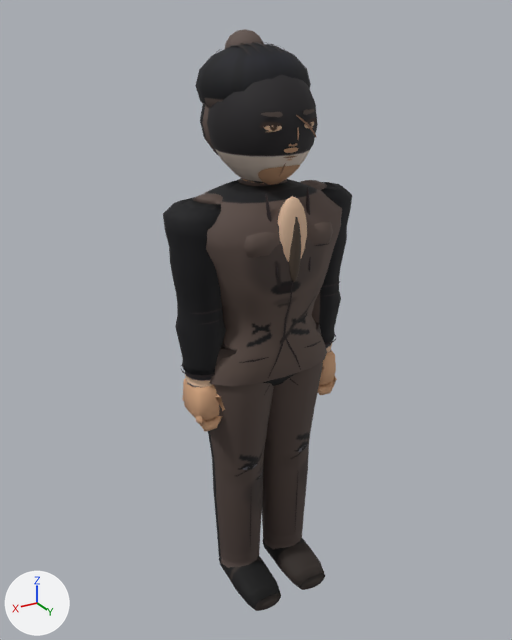
A saved change to the glTF model assets/models/woojin_a.glb.
The view is the same before and after, from a 50 mm camera at (1.176, 1.92, 1.999) aimed at (0.007, -0.028, 1.025). The axes (+X, +Y, +Z) are drawn at lower left. The lights are the same throughout. The first picture is the older version. Vertices at exactly the same position are counted once.

Names of what the first picture shows: 'Body'.
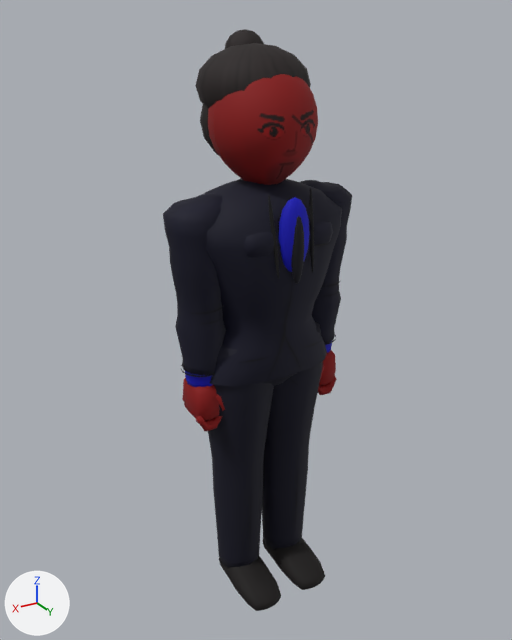
The change in detail:
me_mesh_0 is used by ob_body; location (0.0, 0.0, 0.0).
me_mesh_0 had 4723 vertices, 8432 faces and spanned x -0.34..0.34, y -0.22..0.24, z -0.03..1.96.
me_mesh_0 now has 3725 vertices, 6896 faces and spans x -0.34..0.34, y -0.22..0.24, z -0.03..1.96.
me_mesh_0 part 1: 18 loose pieces with 774 vertices, spanning x -0.1..0.1, y 0.12..0.17, z 1.55..1.75, are deleted.
me_mesh_0 part 2: 146 vertices moved from x -0.08..0.08, y -0.1..0.2, z 1.23..1.74 to x -0.08..0.08, y -0.1..0.21, z 1.23..1.74; 698 vertices removed from x -0.16..0.16, y -0.22..0.21, z 0.97..1.93; 474 vertices added at x -0.17..0.17, y -0.17..0.22, z 0.96..1.88.
me_mesh_0 part 3: 5710 kept faces spanning x -0.34..0.34, y -0.22..0.24, z -0.03..1.96 get new vertex colours.

What differs and where, as boxes (x1, y1, x2, y2) in the pictures (512 x 640 px; the box of a moved part takes in the faces that stretch with it):
part 1 of me_mesh_0, deleted: before (259, 109, 317, 176)
part 2 of me_mesh_0, moved or reshaped: before (207, 42, 320, 343); after (208, 74, 320, 345)
part 3 of me_mesh_0, recoloured (darker): (179, 29, 345, 611) in both
